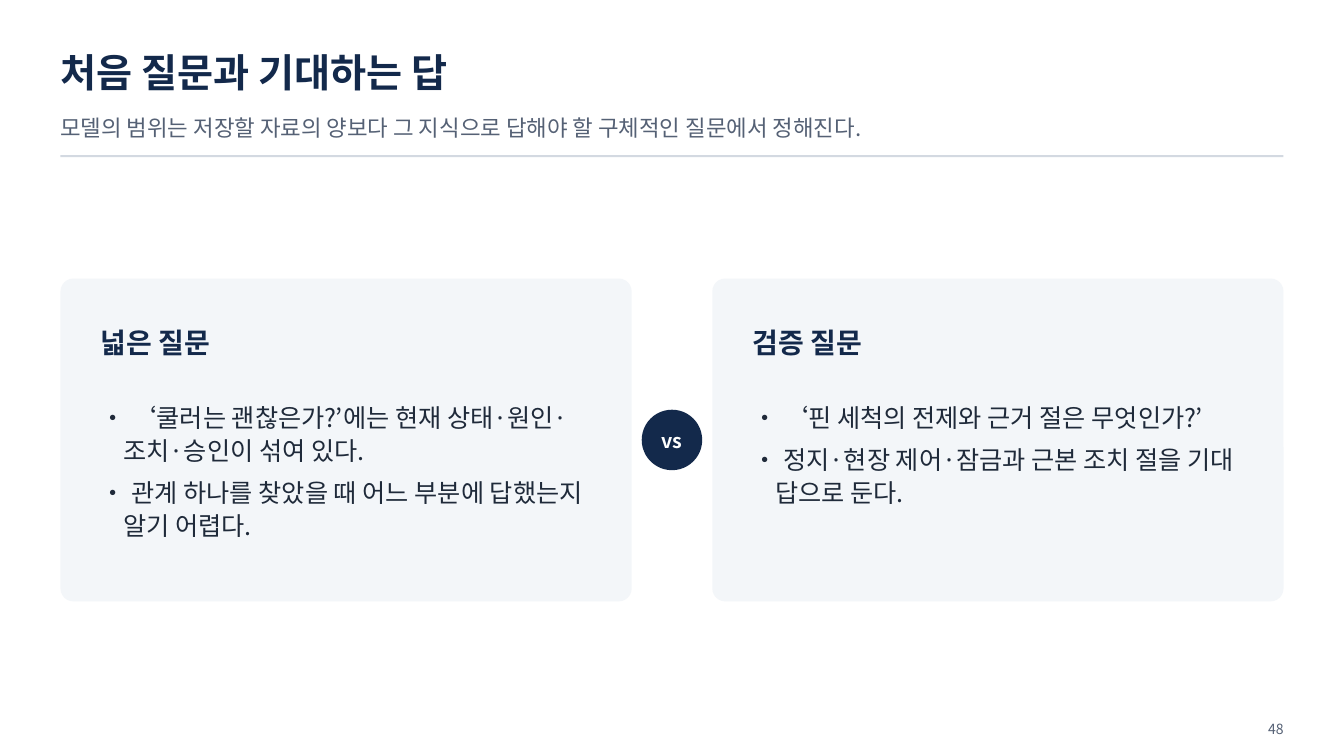
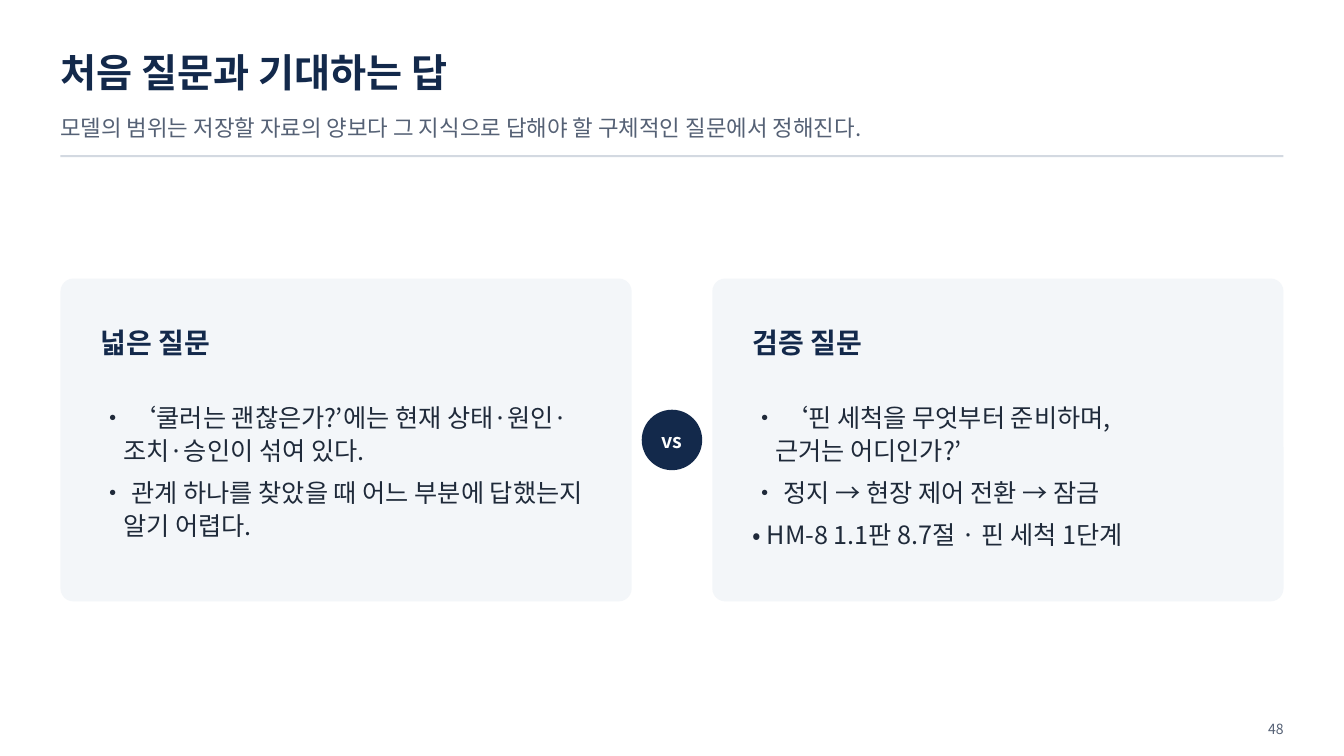
Before and after one commit to uengine-oss/hyd-iot-edu, a slide deck: slide 48 of workspace/강의제작/산출물/통합반/이론/04회차/통합반_04일차.pptx. Drawn at 1344x756 pixels with LibreOffice and Linux fonts; fonts in the diff are those of the drawing. Boxes give left, top, right and bottom in pixels: in the first picture for what was removed or moved away, otherwise in the second. Text is boxed around its words. In the diff, an @@ line names an element or a change of style, - is before the commit and + after.

Commit message:
통합반 4회차 47~55장 준비 순서·근거 절·작업 승인을 실제 렌더와 낭독으로 검증한다

```diff
--- a/workspace/강의제작/산출물/통합반/이론/04회차/통합반_04일차.pptx
+++ b/workspace/강의제작/산출물/통합반/이론/04회차/통합반_04일차.pptx
@@ text at (767, 406, 1122, 546): text changed @@
-• ‘핀 세척의 전제와 근거 절은 무엇인가?’
-• 정지·현장 제어·잠금과 근본 조치 절을 기대 답으로 둔다.
+• ‘핀 세척을 무엇부터 준비하며,
+근거는 어디인가?’
+• 정지 → 현장 제어 전환 → 잠금
+• HM-8 1.1판 8.7절 · 핀 세척 1단계
```
Also in this commit, not shown: 8 other slides changed, 25 other files.
